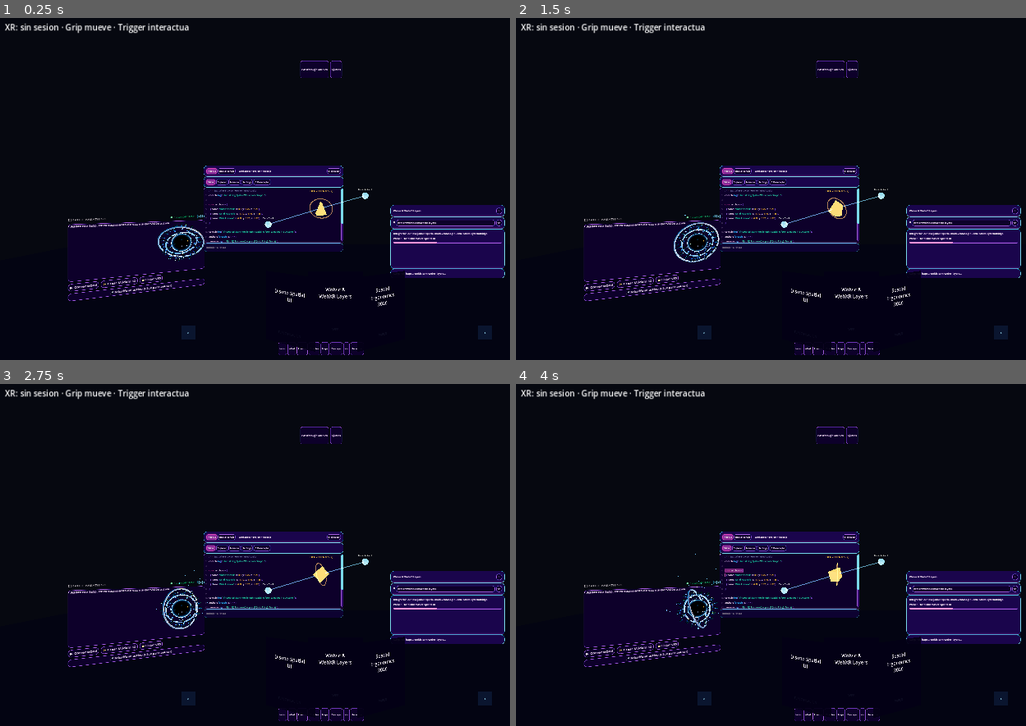
Above: before the commit, frames 1-4 (two rows, left to right).
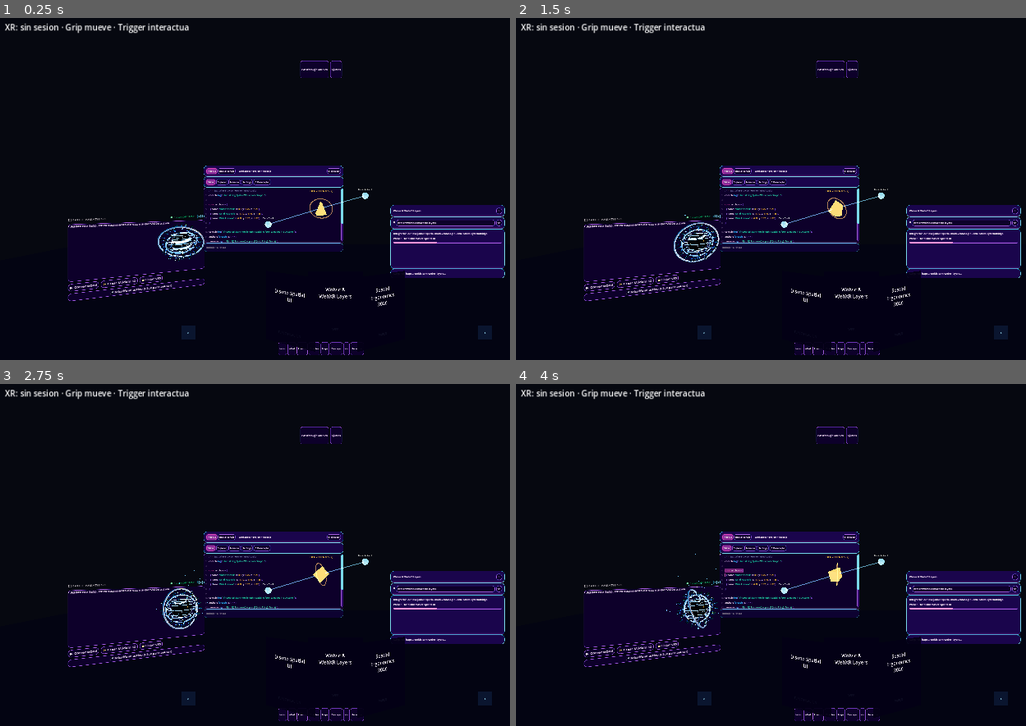
Above: after the commit, the same moments.

Repository: lucahttp/spatial-workspace
Game: Godot game, scene res://scenes/main.tscn
The game is run twice, just before and just after one commit, with the same random seed, the same clock (stepped at 60 frames per second) and the same inputs.
Inputs (mouse positions are in pixels of both pictures, inside the frame that each line leads up to):
- Up to frame 1 (0.25 s): no input
- Up to frame 2 (1.5 s): tap Enter at 0.5 s; move the mouse to (980, 178) at 0.52 s; click (980, 178) at 0.67 s; drag from (704, 216) to (806, 271) at 1.27 s
- Up to frame 3 (2.75 s): move the mouse to (387, 483) at 2.02 s; click (387, 483) at 2.17 s
- Up to frame 4 (4 s): drag from (806, 637) to (638, 507) at 2.77 s; move the mouse to (outside the picture) at 3.52 s; click (outside the picture) at 3.67 s

The runs differ from the first frame. In frame 1, 0.1% of the frame differs, in the area x 32-39%, y 62-69%; in frame 2, 0.1%; in frame 3, 0.1%; in frame 4, less than 0.1%.
Error in both runs: Invalid assignment of property or key 'gutters_line_numbers_min_digits' with value of type 'int' on a base object of type 'CodeEdit'. (res://scripts/ui/code_st…

Commit message:
feat(orb): implement projected circles shader and concentric latitude rings from Blender reference

Diff:
--- a/godot-spatial-workspace/scripts/workspace/thinking_orb.gd
+++ b/godot-spatial-workspace/scripts/workspace/thinking_orb.gd
@@ -108,6 +108,7 @@
 const XRManagerScript := preload("res://scripts/xr/xr_manager.gd")
 const SpatialAudioScript := preload("res://scripts/audio/spatial_audio.gd")
 const FresnelShader := preload("res://shaders/tech_orb_fresnel.gdshader")
+const ProjectedCirclesShader := preload("res://shaders/projected_circles_orb.gdshader")
 
 @export var affordance_path: NodePath
 @export var collider_path: NodePath = ^"Collider"
@@ -116,6 +117,7 @@
 
 var _visuals: Node3D
 var _core: MeshInstance3D
+var _projected_rings: Node3D
 var _inner_ring: MeshInstance3D
 var _outer_ring: MeshInstance3D
 var _cloner: MultiMeshInstance3D
@@ -127,6 +129,7 @@
 
 # Materials
 var _core_material: ShaderMaterial
+var _ring_contour_material: StandardMaterial3D
 var _ring_material_inner: StandardMaterial3D
 var _ring_material_outer: StandardMaterial3D
 var _cloner_material: StandardMaterial3D
@@ -194,9 +197,42 @@
 		_affordance.set_label("ORBE: %s" % get_state_name().to_upper())
 
 	_setup_core_mesh()
+	_setup_projected_rings()
 	_setup_rings()
 	_setup_particles()
 	_setup_light()
+
+
+func _setup_projected_rings() -> void:
+	_projected_rings = _visuals.get_node_or_null("ProjectedRings") as Node3D
+	if _projected_rings == null:
+		_projected_rings = Node3D.new()
+		_projected_rings.name = "ProjectedRings"
+		_visuals.add_child(_projected_rings)
+
+	# 5 nested latitude contour rings inspired by 2025_09_15_blender_projected_circles.blend
+	# (Array of concentric circles projected with Shrinkwrap onto the sphere)
+	var latitudes := [
+		{"y": 0.0, "r_in": 0.046, "r_out": 0.0485},
+		{"y": 0.018, "r_in": 0.042, "r_out": 0.0442},
+		{"y": -0.018, "r_in": 0.042, "r_out": 0.0442},
+		{"y": 0.030, "r_in": 0.032, "r_out": 0.0338},
+		{"y": -0.030, "r_in": 0.032, "r_out": 0.0338},
+	]
+	for i in range(latitudes.size()):
+		var data: Dictionary = latitudes[i]
+		var ring_node := _projected_rings.get_node_or_null("Ring_%d" % i) as MeshInstance3D
+		if ring_node == null:
+			ring_node = MeshInstance3D.new()
+			ring_node.name = "Ring_%d" % i
+			var torus := TorusMesh.new()
+			torus.inner_radius = data["r_in"]
+			torus.outer_radius = data["r_out"]
+			torus.rings = 36
+			torus.ring_segments = 10
+			ring_node.mesh = torus
+			ring_node.position.y = data["y"]
+			_projected_rings.add_child(ring_node)
 
 
 func _setup_core_mesh() -> void:
@@ -313,12 +349,23 @@
 
 func _setup_materials() -> void:
 	_core_material = ShaderMaterial.new()
-	_core_material.shader = FresnelShader
-	_core_material.set_shader_parameter("base_color", Color(0.02, 0.04, 0.08))
-	_core_material.set_shader_parameter("glow_color", _target_color)
-	_core_material.set_shader_parameter("inner_rim_color", _target_rim)
-	_core_material.set_shader_parameter("pulse_energy", _target_energy)
+	_core_material.shader = ProjectedCirclesShader
+	_core_material.set_shader_parameter("base_color", Color(0.02, 0.04, 0.07))
+	_core_material.set_shader_parameter("ring_color", _target_color)
+	_core_material.set_shader_parameter("rim_color", _target_rim)
+	_core_material.set_shader_parameter("ring_glow", 3.6)
 	_core.material_override = _core_material
+
+	_ring_contour_material = StandardMaterial3D.new()
+	_ring_contour_material.metallic = 0.95
+	_ring_contour_material.roughness = 0.15
+	_ring_contour_material.emission_enabled = true
+	_ring_contour_material.emission = _target_color
+	_ring_contour_material.emission_energy_multiplier = 1.2
+	if _projected_rings != null:
+		for child in _projected_rings.get_children():
+			if child is MeshInstance3D:
+				(child as MeshInstance3D).material_override = _ring_contour_material
 
 	_ring_material_inner = StandardMaterial3D.new()
 	_ring_material_inner.metallic = 0.95
@@ -437,26 +484,34 @@
 		var q_cur := _visuals.basis.get_rotation_quaternion()
 		_visuals.basis = Basis(q_cur.slerp(Quaternion.IDENTITY, minf(delta * 3.0, 1.0)))
 
-	# 2. Asynchronous Gyro Ring Rotation
+	# 2. Concentric Projected Rings & Gyro Rotation
+	var breathe := 1.0 + sin(_pulse * 2.5) * 0.05 + _proximity * 0.12
+	if _projected_rings != null:
+		_projected_rings.rotate_y(delta * 0.45 * (1.0 + _proximity * 1.5))
+		_projected_rings.scale = Vector3.ONE * breathe * _bounce_scale
+
 	if _inner_ring != null:
 		_inner_ring.rotate_object_local(Vector3(0.5, 1.0, 0.2).normalized(), delta * (0.7 + _proximity * 1.5))
 	if _outer_ring != null:
 		_outer_ring.rotate_object_local(Vector3(-0.3, 0.4, 0.9).normalized(), delta * (0.5 + _proximity * 1.2))
 
 	# 3. Dynamic Material Shading & Emission Modulation
-	var breathe := 1.0 + sin(_pulse * 2.5) * 0.05 + _proximity * 0.12
 	if _core != null:
 		_core.scale = Vector3.ONE * breathe * _bounce_scale
 		if _core_material != null:
-			var energy := _target_energy * (1.0 + _proximity * 0.8) + sin(_pulse * 4.0) * 0.2
-			_core_material.set_shader_parameter("glow_color", _target_color)
-			_core_material.set_shader_parameter("inner_rim_color", _target_rim)
-			_core_material.set_shader_parameter("pulse_energy", energy)
+			_core_material.set_shader_parameter("pulse_phase", _pulse)
+			_core_material.set_shader_parameter("proximity_infl", _proximity)
+			_core_material.set_shader_parameter("pointer_local", _target_pointer_local)
+			_core_material.set_shader_parameter("ring_color", _target_color)
+			_core_material.set_shader_parameter("rim_color", _target_rim)
 
 	if _light != null:
 		_light.light_color = _light.light_color.lerp(_target_color, delta * 4.0)
 		_light.light_energy = _target_energy * (0.9 + _proximity * 0.8)
 
+	if _ring_contour_material != null:
+		_ring_contour_material.emission = _target_color
+		_ring_contour_material.emission_energy_multiplier = 1.2 + _proximity * 1.6
 	if _ring_material_inner != null:
 		_ring_material_inner.emission = _target_color
 		_ring_material_inner.emission_energy_multiplier = 0.9 + _proximity * 1.2
@@ -605,9 +660,10 @@
 		_particle_material.albedo_color = _target_color
 		_particle_material.emission = _target_color
 	if _core_material != null:
-		_core_material.set_shader_parameter("glow_color", _target_color)
-		_core_material.set_shader_parameter("inner_rim_color", _target_rim)
-		_core_material.set_shader_parameter("pulse_energy", _target_energy)
+		_core_material.set_shader_parameter("ring_color", _target_color)
+		_core_material.set_shader_parameter("rim_color", _target_rim)
+	if _ring_contour_material != null:
+		_ring_contour_material.emission = _target_color
 
 	if immediate:
 		_bounce_scale = 1.0
--- /dev/null
+++ b/godot-spatial-workspace/shaders/projected_circles_orb.gdshader
@@ -0,0 +1,80 @@
+shader_type spatial;
+render_mode blend_mix, depth_draw_opaque, cull_back, diffuse_burley, specular_schlick_ggx;
+
+// Shader inspired by 2025_09_15_blender_projected_circles.blend
+// Recreates:
+// 1. Concentric projected circular contour rings wrapping around the sphere
+// 2. Anisotropic & iridescent chromatic sheen across viewing angles (Blender TexMagic / HueShift)
+// 3. Dynamic pointer ripple waves & interactive proximity flare
+// 4. Mobile XR optimized ALU instructions (Snapdragon XR2 Gen 2 / Adreno 740 & Metal)
+
+uniform vec4 base_color : source_color = vec4(0.02, 0.04, 0.07, 1.0);
+uniform vec4 ring_color : source_color = vec4(0.0, 0.85, 1.0, 1.0);
+uniform vec4 rim_color : source_color = vec4(0.18, 0.98, 0.72, 1.0);
+uniform float ring_frequency : hint_range(5.0, 60.0) = 28.0;
+uniform float ring_thickness : hint_range(0.01, 0.5) = 0.16;
+uniform float ring_glow : hint_range(0.5, 8.0) = 3.6;
+uniform float fresnel_power : hint_range(0.5, 6.0) = 2.4;
+uniform float iridescence_strength : hint_range(0.0, 1.0) = 0.6;
+uniform float pulse_phase = 0.0;
+uniform float proximity_infl : hint_range(0.0, 1.0) = 0.0;
+uniform vec3 pointer_local = vec3(0.0, 0.0, 1.0);
+
+varying vec3 v_local_pos;
+varying vec3 v_local_normal;
+
+void vertex() {
+	v_local_pos = VERTEX;
+	v_local_normal = NORMAL;
+}
+
+vec3 rainbow_hue(float t) {
+	// Cosine-based spectral gradient mimicking Blender TexMagic / HueShift iridescence
+	return 0.5 + 0.5 * cos(6.28318 * (vec3(1.0, 0.66, 0.33) + t));
+}
+
+void fragment() {
+	vec3 view_dir = normalize(VIEW);
+	vec3 normal = normalize(NORMAL);
+	float ndotv = clamp(dot(view_dir, normal), 0.0, 1.0);
+	float fresnel = pow(1.0 - ndotv, fresnel_power);
+
+	// 1. Concentric Circle Projection along local tilted axis
+	vec3 proj_axis = normalize(vec3(0.0, 1.0, 0.25));
+	float dist_axis = length(v_local_pos - proj_axis * dot(v_local_pos, proj_axis));
+
+	// Pointer ripple wave when interactive
+	float pointer_dist = length(v_local_pos - pointer_local);
+	float ripple = sin(pointer_dist * 32.0 - pulse_phase * 4.0) * (proximity_infl * 0.018);
+
+	// Primary projected contour rings
+	float ring_coord = (dist_axis + ripple) * ring_frequency - pulse_phase * 0.75;
+	float ring_dist = abs(fract(ring_coord) - 0.5) * 2.0;
+	float ring_mask = smoothstep(ring_thickness, 0.0, ring_dist);
+
+	// Secondary harmonic fine rings
+	float ring_coord_fine = dist_axis * (ring_frequency * 2.2) + pulse_phase * 0.4;
+	float ring_dist_fine = abs(fract(ring_coord_fine) - 0.5) * 2.0;
+	float ring_mask_fine = smoothstep(ring_thickness * 0.6, 0.0, ring_dist_fine) * 0.4;
+
+	float total_ring = clamp(ring_mask + ring_mask_fine, 0.0, 1.0);
+
+	// 2. Iridescent chromatic sheen
+	float iri_t = fract(fresnel * 1.4 + ndotv * 0.4 + dot(v_local_pos, vec3(0.4, 0.8, 0.3)) * 1.8);
+	vec3 iri_col = rainbow_hue(iri_t);
+
+	// 3. Composite Albedo & Emission
+	vec3 col = base_color.rgb;
+	col = mix(col, iri_col, fresnel * iridescence_strength);
+
+	// Vibrant emission with ColorRamp gradient
+	vec3 active_ring_col = mix(ring_color.rgb, rim_color.rgb, total_ring);
+	vec3 emission_out = active_ring_col * total_ring * (ring_glow + proximity_infl * 2.8);
+	emission_out += rim_color.rgb * pow(fresnel, 2.5) * (1.3 + proximity_infl * 1.5);
+
+	ALBEDO = col;
+	METALLIC = 0.92;
+	ROUGHNESS = 0.14;
+	SPECULAR = 0.85;
+	EMISSION = emission_out;
+}
Not shown, added: godot-spatial-workspace/shaders/projected_circles_orb.gdshader.uid
Not shown, added: godot-spatial-workspace/shaders/tech_orb_fresnel.gdshader.uid
